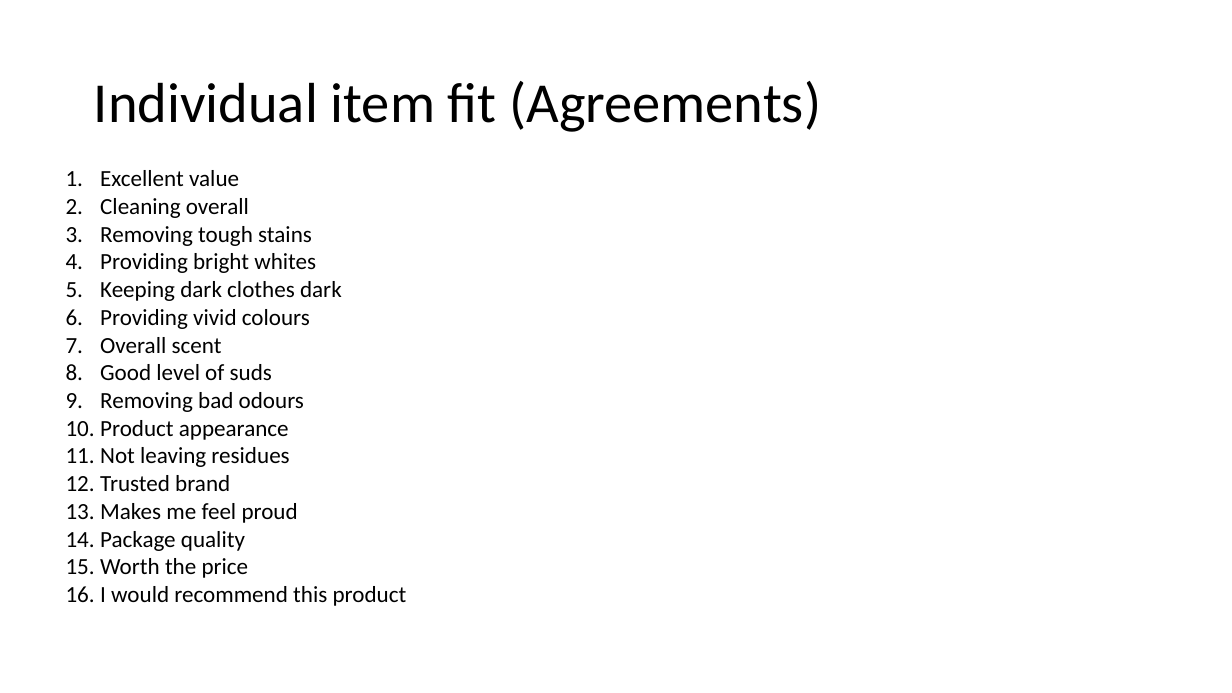
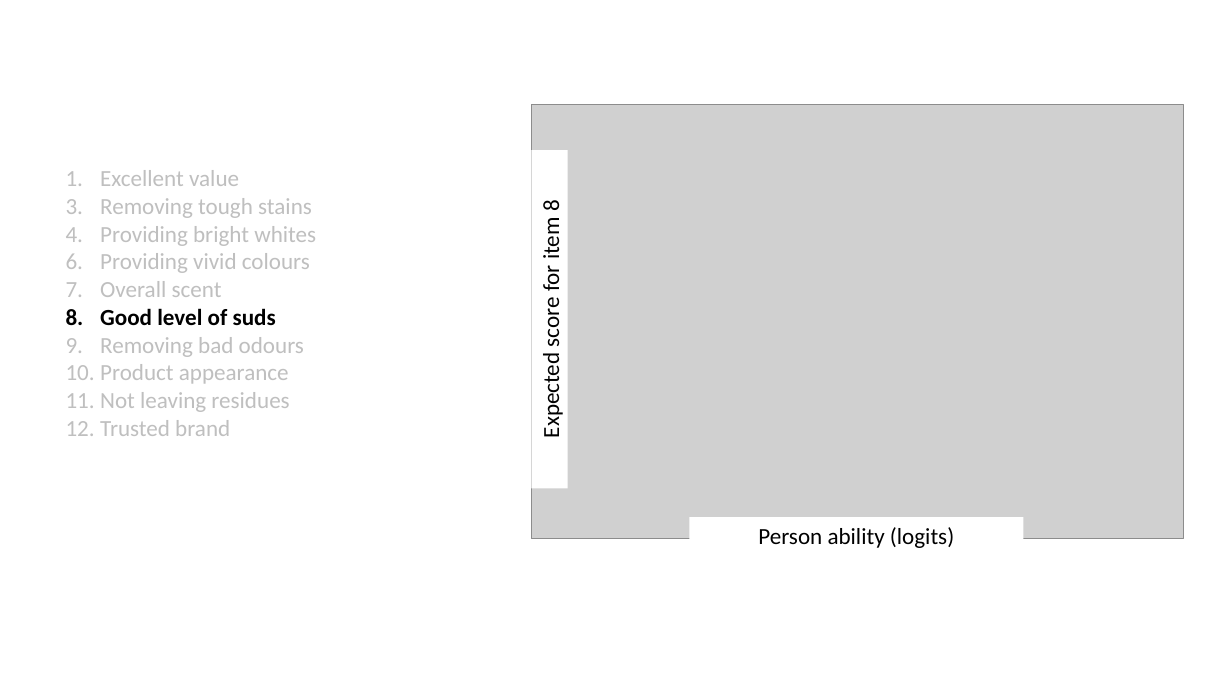
Before and after one commit to CaitlinChalk/data_science_internship, a slide deck: slide 17 of presentations/project1/presentation1_caitlin.pptx (slide 10 before the commit). Drawn at 1232x693 pixels with LibreOffice and Linux fonts; fonts in the diff are those of the drawing; grey boxes stand for pictures. Boxes give left, top, right and bottom in pixels: in the first picture for what was removed or moved away, otherwise in the second. Text is boxed around its words. In the diff, an @@ line names an element or a change of style, - is before the commit and + after.

```diff
--- a/presentations/project1/presentation1_caitlin.pptx
+++ b/presentations/project1/presentation1_caitlin.pptx
@@ title removed at <box>94,81,821,132</box> @@
-Individual item fit (Agreements)
@@ picture added at <box>531,104,1184,539</box> @@
@@ text "Excellent value" at <box>100,170,316,436</box>: text colour #000000 to #BFBFBF; bold on in "Good level of suds" @@
@@ rectangle added at <box>532,150,568,488</box>, fill #FFFFFF, 18 pt, text #000000 @@
+Expected score for item 8
@@ text at <box>100,198,249,218</box>: paragraph removed @@
-2. Cleaning overall
@@ text at <box>100,281,342,301</box>: paragraph removed @@
-5. Keeping dark clothes dark
@@ text at <box>100,503,407,606</box>: paragraphs removed @@
-13. Makes me feel proud
-14. Package quality
-15. Worth the price
-16. I would recommend this product
@@ rectangle added at <box>689,518,1024,555</box>, fill #FFFFFF, 18 pt, text #000000 @@
+Person ability (logits)
```
Also in this commit, not shown: 6 other slides changed, 6 slides added, 8 slides removed, 1 other file.
